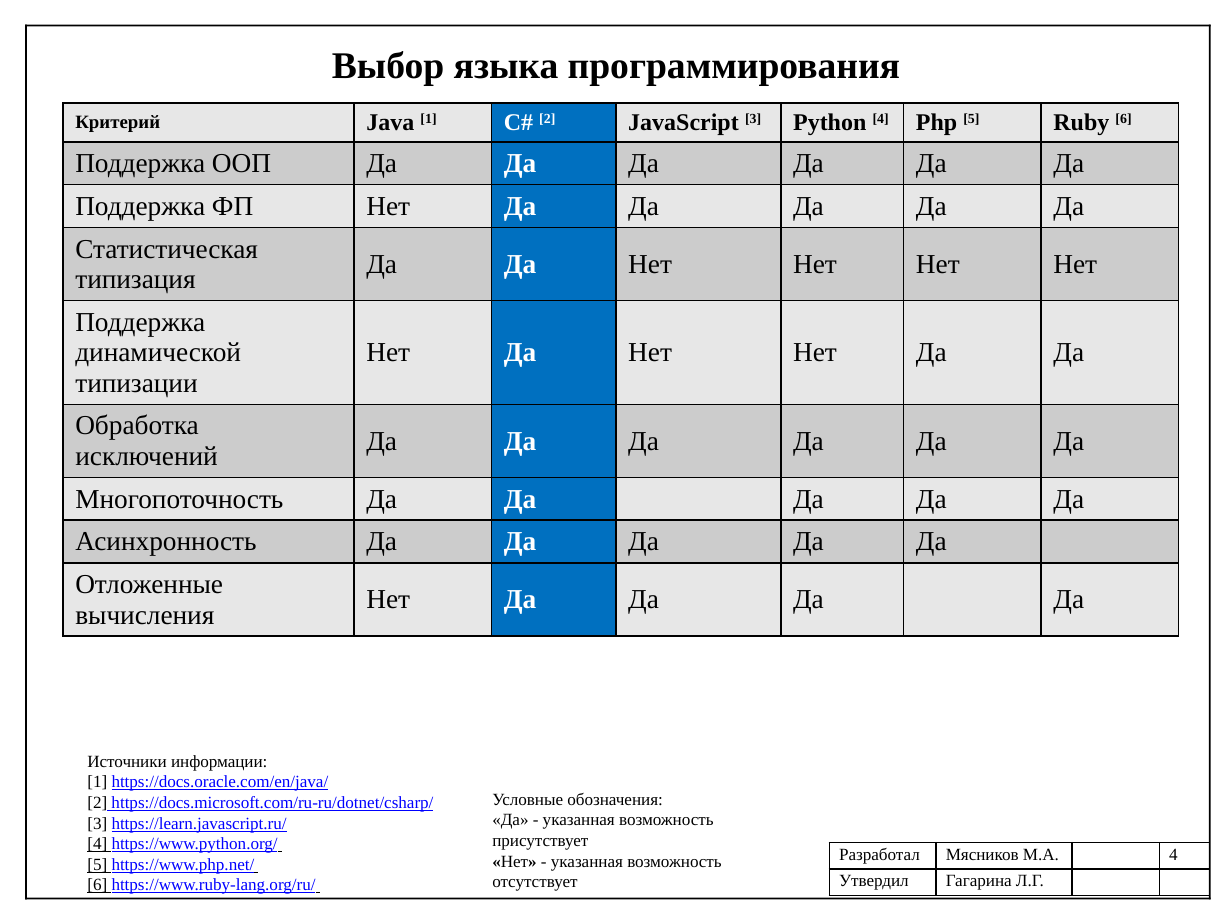
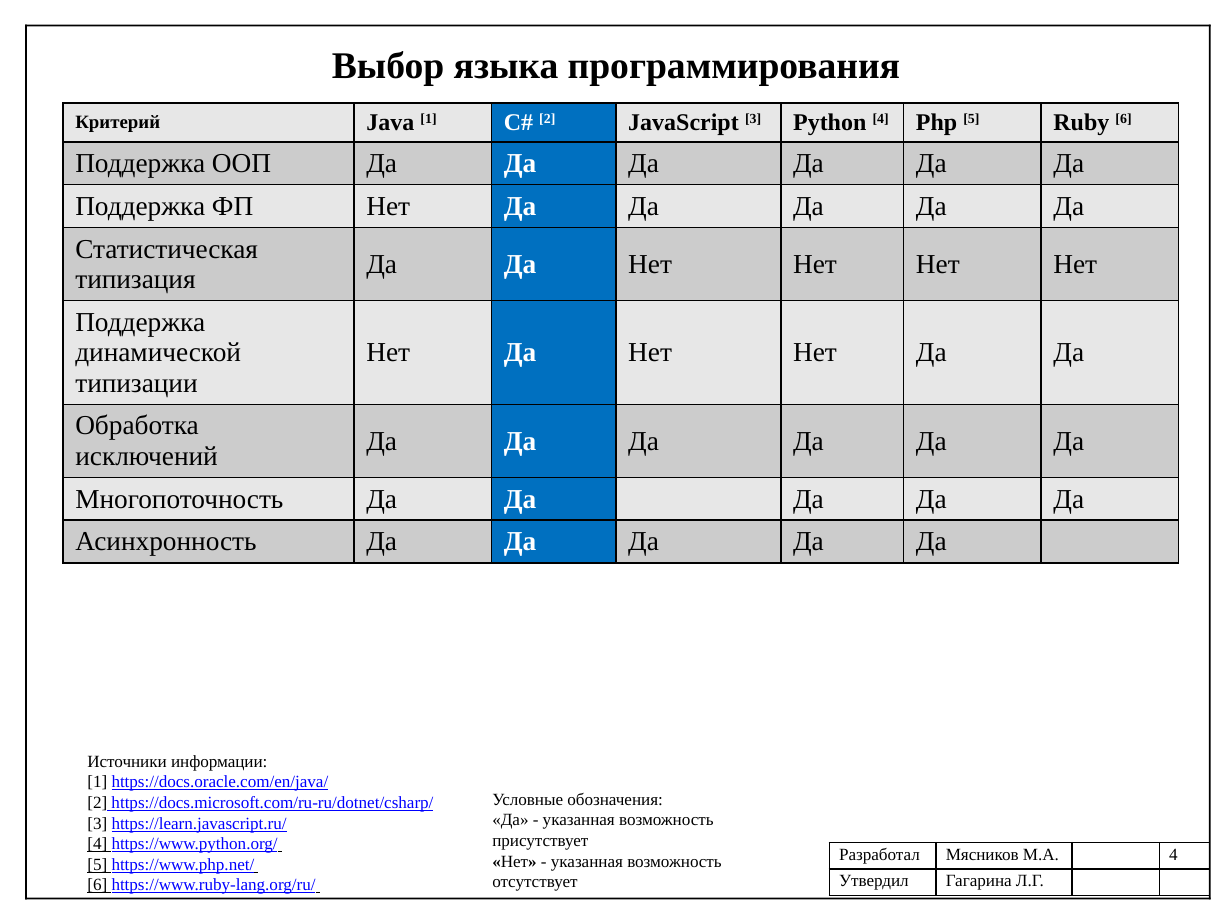
Before and after one commit to mJaJksJ/VCR, a slide deck: slide 4 of УП-Презентация.pptx. Drawn at 1232x924 pixels with LibreOffice and Linux fonts; fonts in the diff are those of the drawing. Boxes give left, top, right and bottom in pixels: in the first picture for what was removed or moved away, otherwise in the second. Text is boxed around its words. In the diff, an @@ line names an element or a change of style, - is before the commit and + after.

```diff
--- a/УП-Презентация.pptx
+++ b/УП-Презентация.pptx
@@ table at [63,103,1180,593] @@
-row 9: Отложенные вычисления | Нет | Да | Да | Да |  | Да
```
Also in this commit, not shown: 1 other slide changed, 3 other files.
